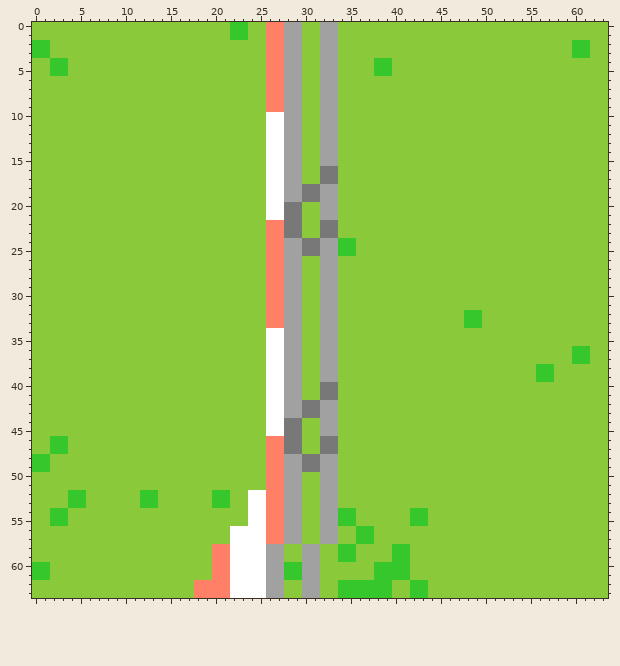
Pixel-art sprite, stored at res/imgs/tiles/barrier_c4.png. The first picture shows the starting point.
The file is 128x128 pixels, drawn in blocks of 2x2; one block is one cell here.
Once edited:
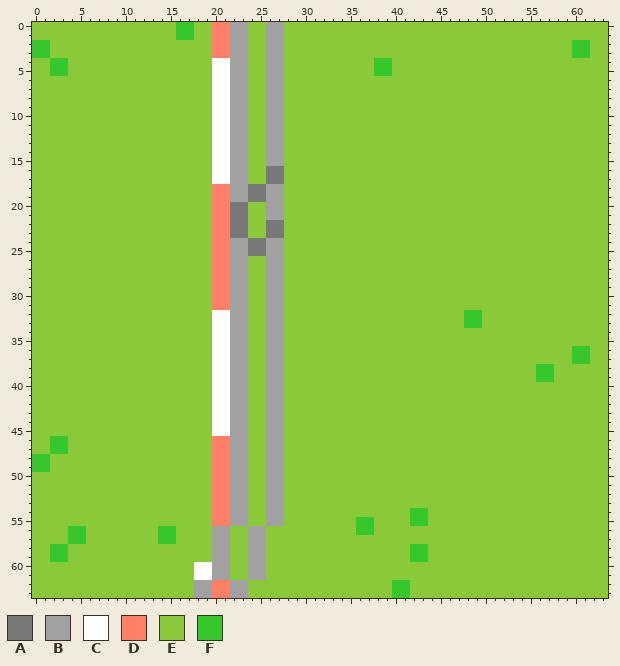
Palette (. is transparent): A #787878  B #a1a1a1  C #ffffff  D #ff8066  E #89c93a  F #36c72c
Commit message: -major graphical improvements -addition of barrier objects -experimentation with sand
The exact change:
Changed rows in their new state; - is an unchanged pixel.
first column x 0:
 0 ----------------FF--DDBB--BBEE--EE----------
 1 ----------------FF--DDBB--BBEE--EE----------
 2 --------------------DDBB--BBEE--EE----------
 3 --------------------DDBB--BBEE--EE----------
 4 --------------------CCBB--BBEE--EE----------
 5 --------------------CCBB--BBEE--EE----------
 6 --------------------CCBB--BBEE--EE----------
 7 --------------------CCBB--BBEE--EE----------
 8 --------------------CCBB--BBEE--EE----------
 9 --------------------CCBB--BBEE--EE----------
10 --------------------CCBB--BBEE--EE----------
11 --------------------CCBB--BBEE--EE----------
12 --------------------CCBB--BBEE--EE----------
13 --------------------CCBB--BBEE--EE----------
14 --------------------CCBB--BBEE--EE----------
15 --------------------CCBB--BBEE--EE----------
16 --------------------CCBB--AAEE--EE----------
17 --------------------CCBB--AAEE--EE----------
18 --------------------DDBBAABBEEEEEE----------
19 --------------------DDBBAABBEEEEEE----------
20 --------------------DDAA--BBEE--EE----------
21 --------------------DDAA--BBEE--EE----------
22 --------------------DDAA--AAEE--EE----------
23 --------------------DDAA--AAEE--EE----------
24 --------------------DDBBAABBEEEEEEEE--------
25 --------------------DDBBAABBEEEEEEEE--------
26 --------------------DDBB--BBEE--EE----------
27 --------------------DDBB--BBEE--EE----------
28 --------------------DDBB--BBEE--EE----------
29 --------------------DDBB--BBEE--EE----------
30 --------------------DDBB--BBEE--EE----------
31 --------------------DDBB--BBEE--EE----------
32 --------------------CCBB--BBEE--EE----------
33 --------------------CCBB--BBEE--EE----------
34 --------------------CCBB--BBEE--EE----------
35 --------------------CCBB--BBEE--EE----------
36 --------------------CCBB--BBEE--EE----------
37 --------------------CCBB--BBEE--EE----------
38 --------------------CCBB--BBEE--EE----------
39 --------------------CCBB--BBEE--EE----------
40 --------------------CCBB--BBEE--EE----------
41 --------------------CCBB--BBEE--EE----------
42 --------------------CCBB--BBEEEEEE----------
43 --------------------CCBB--BBEEEEEE----------
44 --------------------CCBB--BBEE--EE----------
45 --------------------CCBB--BBEE--EE----------
46 --------------------DDBB--BBEE--EE----------
47 --------------------DDBB--BBEE--EE----------
48 --------------------DDBB--BBEEEEEE----------
49 --------------------DDBB--BBEEEEEE----------
50 --------------------DDBB--BBEE--EE----------
51 --------------------DDBB--BBEE--EE----------
52 ----EE------EE------DDBBEEBBEE--EE----------
53 ----EE------EE------DDBBEEBBEE--EE----------
54 --EE----------------DDBBEEBBEE--EEEE--------
55 --EE----------------DDBBEEBBEE--EEEEFF------
56 ----FF--------FF----BBEEBBEEEE--EE----------
57 ----FF--------FF----BBEEBBEEEE--EE--EE------
58 --FF----------------BBEEBBEE--EE--EE----EEFF
59 --FF----------------BBEEBBEE--EE--EE----EEFF
60 EE----------------CCBBEEBBEEEEEE------EEEE--
61 EE----------------CCBBEEBBEEEEEE------EEEE--
62 ------------------BB--BBEEEE--EE--EEEEEEFFEE
63 ------------------BB--BBEEEE--EE--EEEEEEFFEE
Pixel boxes of the changes (left, top, right, bottom) in both pictures:
changed: (140, 22, 428, 598)
changed: (32, 490, 86, 580)
